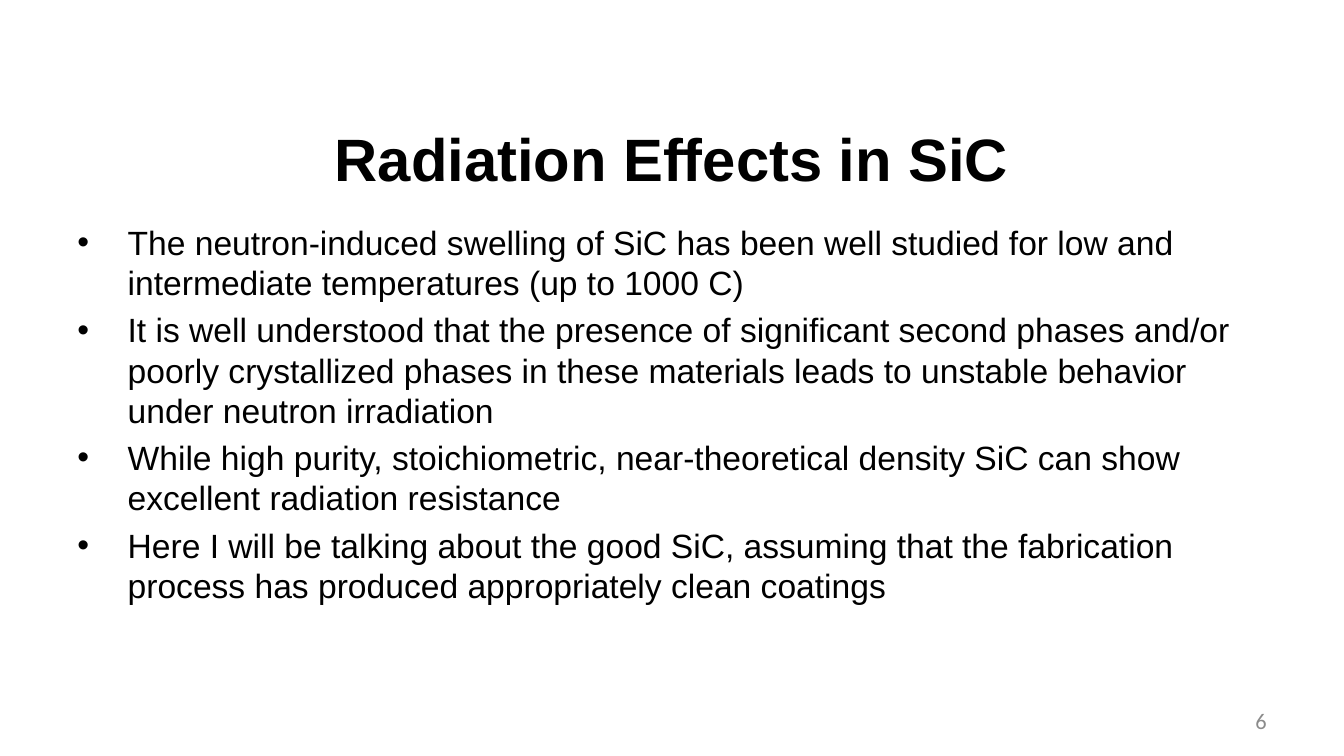
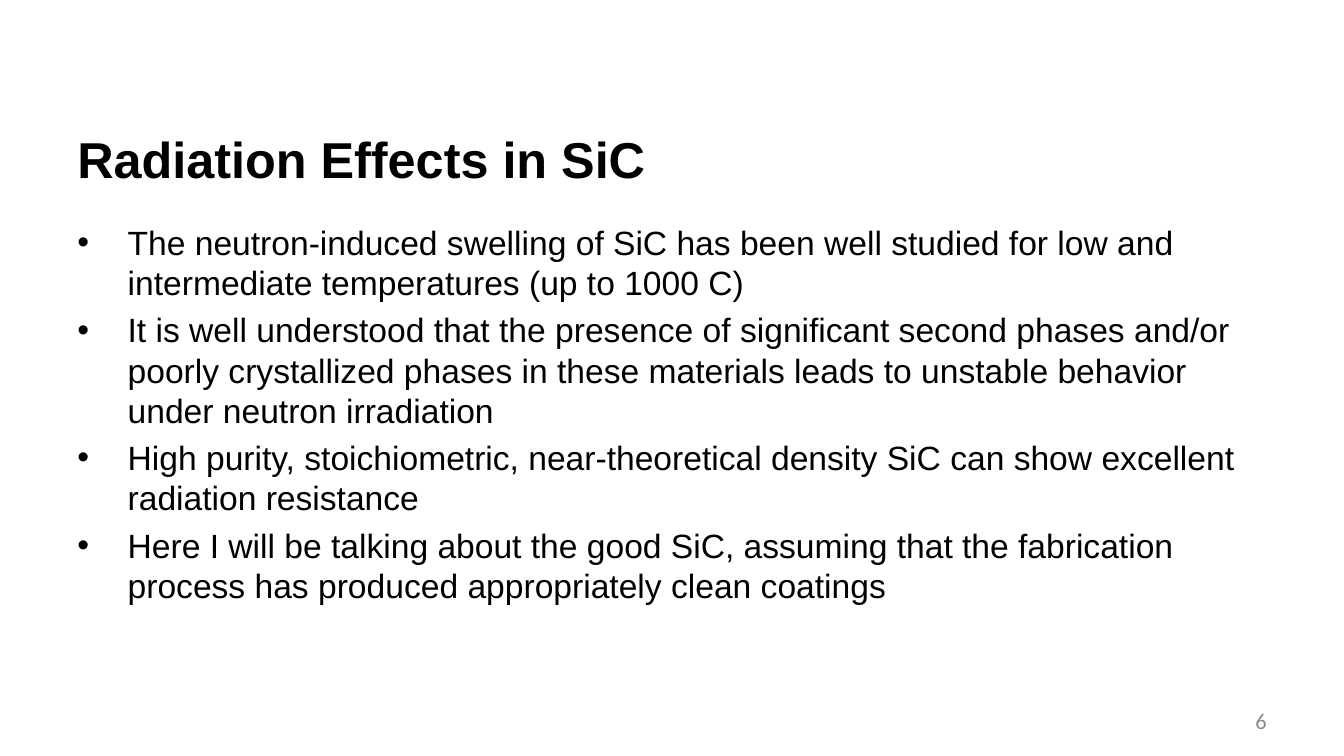
Before and after one commit to benbeeler/TEACHING, a slide deck: slide 6 of Advanced Reactor Materials/Fall2025/Lec4_TRISO.pptx. Drawn at 1344x756 pixels with LibreOffice and Linux fonts; fonts in the diff are those of the drawing; background and template pictures are left out. Boxes give left, top, right and bottom in pixels: in the first picture for what was removed or moved away, otherwise in the second. Text is boxed around its words. In the diff, an @@ line names an element or a change of style, - is before the commit and + after.

```diff
--- a/Advanced Reactor Materials/Fall2025/Lec4_TRISO.pptx
+++ b/Advanced Reactor Materials/Fall2025/Lec4_TRISO.pptx
@@ title "Radiation Effects in SiC" at (x1=77, y1=141, x2=645, y2=179): size 42.7 to 36 pt; alignment centre to left @@
@@ text at (x1=128, y1=445, x2=1235, y2=511): text changed @@
-• While high purity, stoichiometric, near-theoretical density SiC can show excellent radiation resistance
+• High purity, stoichiometric, near-theoretical density SiC can show excellent radiation resistance
```
Also in this commit, not shown: 17 other slides changed, 1 slide added, 14 slides removed, 5 other files.
